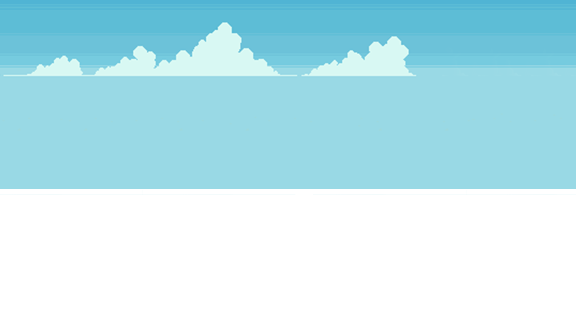
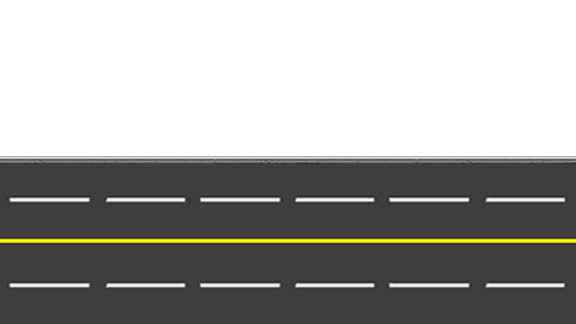
Comparing the layer stacks of the two 576x324 images. Changes:
showed "Layer 3", painted on it over [0, 156, 576, 324]
hid "Layer 5", painted on it over [0, 0, 576, 195]
